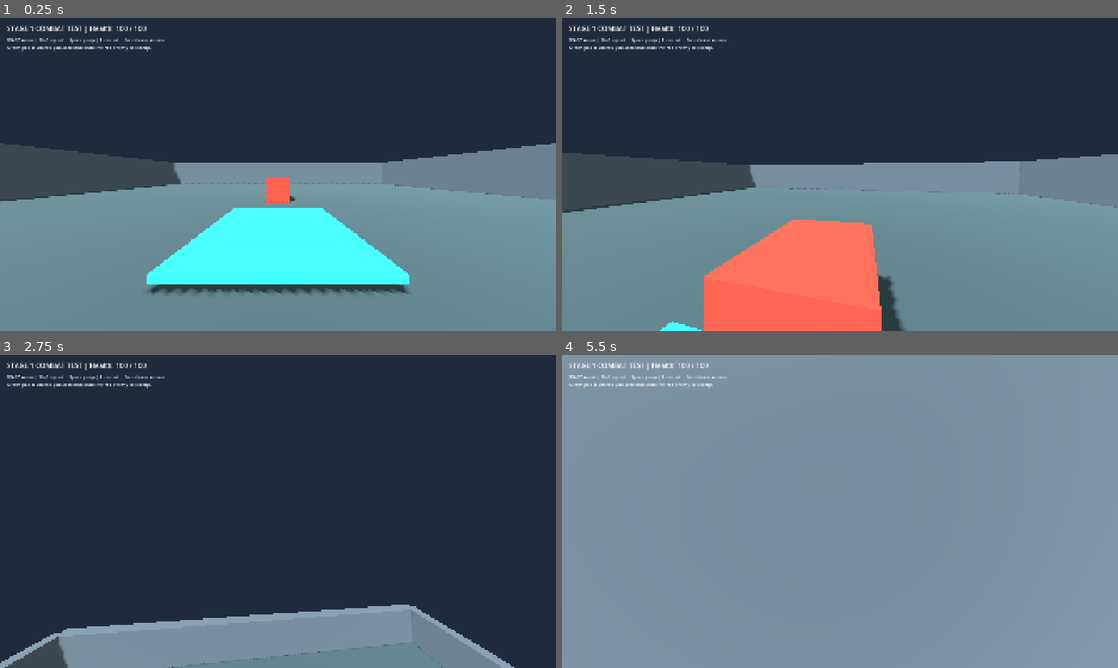
Above: before the commit, frames 1-4 (two rows, left to right).
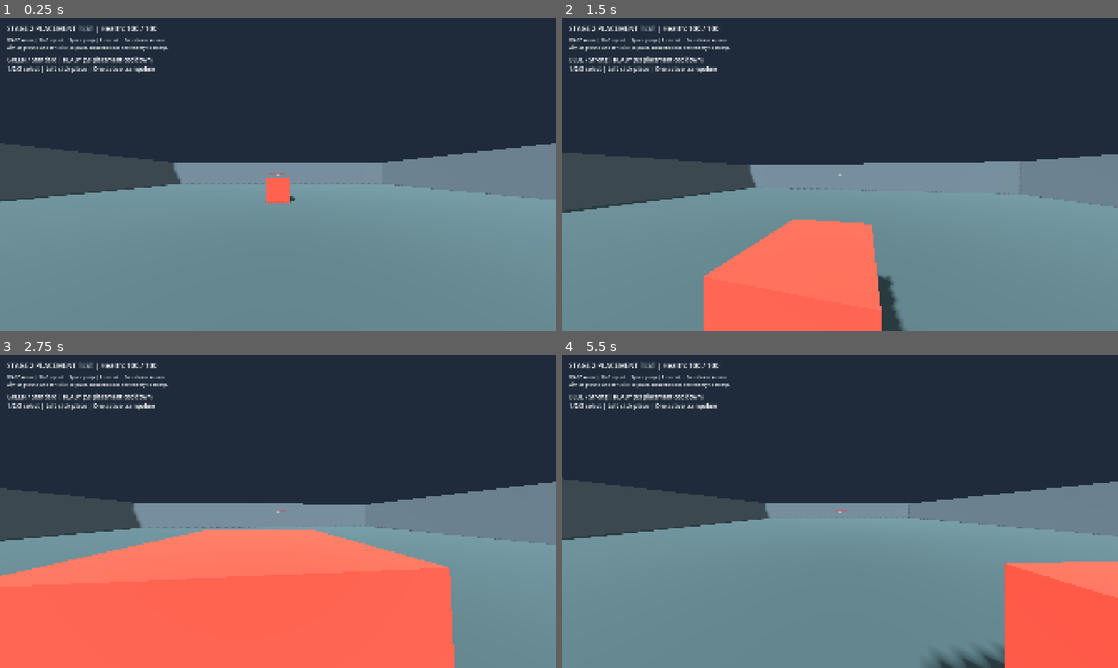
Above: after the commit, the same moments.

Repository: Error403Allowed/Rebound
Game: Godot game, scene res://Scenes/combat_test.tscn
The game is run twice, just before and just after one commit, with the same random seed, the same clock (stepped at 60 frames per second) and the same inputs. This scene is started directly instead of the project's main scene.
Inputs (mouse positions are in pixels of both pictures, inside the frame that each line leads up to):
- Up to frame 1 (0.25 s): no input
- Up to frame 2 (1.5 s): tap Enter at 0.5 s; move the mouse to (867, 174) at 0.52 s; hold W from 0.53 s (still down); tap 1 at 0.6 s; click (867, 174) at 0.67 s; tap Space at 0.77 s; tap 2 at 0.8, 1.35 s; move the mouse to (812, 174) at 1.27 s; click (812, 174) at 1.42 s
- Up to frame 3 (2.75 s): keep holding W; tap Space at 1.52 s; tap 3 at 1.55, 2.1 s; move the mouse to (289, 505) at 2.02 s; click (289, 505) at 2.17 s; tap 1 at 2.3 s
- Up to frame 4 (5.5 s): keep holding W; move the mouse to (834, 517) at 2.77 s; tap 1 at 2.85, 4.55 s; click (834, 517) at 2.92 s; tap Space at 3.02, 3.77, 4.52 s; tap 2 at 3.05, 3.6, 5.3 s; move the mouse to (878, 514) at 3.52 s; click (878, 514) at 3.67 s; tap 3 at 3.8, 4.35 s; move the mouse to (795, 508) at 4.27 s; click (795, 508) at 4.42 s; move the mouse to (845, 511) at 5.02 s; hold Shift from 5.03 s (still down); click (845, 511) at 5.17 s

The runs differ from the first frame. In frame 1, 11% of the frame differs, in the area x 1-74%, y 2-89%; in frame 2, 1.2%; in frame 3, 55%; in frame 4, 57%, in the area x 0-100%, y 0-100%.

Commit message:
Add trampoline placement with tiered cooldowns

Diff:
--- /dev/null
+++ b/Scenes/placed_trampoline.tscn
@@ -0,0 +1,33 @@
+[gd_scene load_steps=6 format=3]
+
+[ext_resource type="Script" path="res://Scripts/placed_trampoline.gd" id="1"]
+
+[sub_resource type="BoxShape3D" id="Trigger"]
+size = Vector3(3, 0.4, 3)
+
+[sub_resource type="BoxMesh" id="Surface"]
+size = Vector3(2.8, 0.14, 2.8)
+
+[sub_resource type="BoxMesh" id="Frame"]
+size = Vector3(3, 0.12, 3)
+
+[sub_resource type="StandardMaterial3D" id="FrameMaterial"]
+albedo_color = Color(0.1, 0.12, 0.15, 1)
+
+[node name="PlacedTrampoline" type="Area3D"]
+collision_layer = 0
+collision_mask = 2
+script = ExtResource("1")
+
+[node name="CollisionShape3D" type="CollisionShape3D" parent="."]
+shape = SubResource("Trigger")
+
+[node name="Visuals" type="Node3D" parent="."]
+
+[node name="Frame" type="MeshInstance3D" parent="Visuals"]
+position = Vector3(0, -0.09, 0)
+mesh = SubResource("Frame")
+material_override = SubResource("FrameMaterial")
+
+[node name="Surface" type="MeshInstance3D" parent="Visuals"]
+mesh = SubResource("Surface")
--- a/Scripts/combat_test.gd
+++ b/Scripts/combat_test.gd
@@ -42,18 +42,10 @@
 	_box(enemy, Vector3.ZERO, box.size, Color(0.9, 0.25, 0.2), false)
 	enemy.position = Vector3(0, 0.85, -5)
 	add_child(enemy)
-	var pad := Area3D.new()
-	pad.position = Vector3(0, 0.2, 1)
-	pad.collision_layer = 0
-	pad.collision_mask = 2
-	var pad_shape := CollisionShape3D.new()
-	var volume := BoxShape3D.new()
-	volume.size = Vector3(4, 0.4, 4)
-	pad_shape.shape = volume
-	pad.add_child(pad_shape)
-	_box(pad, Vector3.ZERO, Vector3(4, 0.15, 4), Color(0.15, 0.9, 0.65), false)
-	pad.body_entered.connect(_bounce)
-	add_child(pad)
+	var placement := Node3D.new()
+	placement.name = "TrampolinePlacement"
+	placement.set_script(preload("res://Scripts/trampoline_placement.gd"))
+	player.add_child(placement)
 	var canvas := CanvasLayer.new()
 	add_child(canvas)
 	status = Label.new()
@@ -62,7 +54,7 @@
 	canvas.add_child(status)
 	feedback = Label.new()
 	feedback.position = Vector2(24, 64)
-	feedback.text = "WASD move | Shift sprint | Space jump | R restart | Esc release mouse\nGreen pad launches you. Descend onto the red enemy to stomp."
+	feedback.text = "WASD move | Shift sprint | Space jump | R restart | Esc release mouse\nAim at ground and left click to place. Descend onto the enemy to stomp."
 	canvas.add_child(feedback)
 	player.health_changed.connect(_health_changed)
 	player.died.connect(_player_died)
@@ -92,16 +84,12 @@
 		visual.position = position
 	holder.add_child(visual)
 
-func _bounce(body: Node3D) -> void:
-	if body == player and not player.dead and player.velocity.y <= 0.0:
-		player.velocity.y = 18.0
-
 func _unhandled_input(event: InputEvent) -> void:
 	if event is InputEventKey and event.pressed and not event.echo and event.physical_keycode == KEY_R:
 		get_tree().reload_current_scene()
 
 func _health_changed(value: int) -> void:
-	status.text = "STAGE 1 COMBAT TEST | Health: %d / %d" % [value, player.max_health]
+	status.text = "STAGE 2 PLACEMENT TEST | Health: %d / %d" % [value, player.max_health]
 
 func _player_died() -> void:
 	feedback.text = "DEFEATED — Press R to restart."
--- a/Scripts/combat_test_player.gd
+++ b/Scripts/combat_test_player.gd
@@ -53,5 +53,10 @@
 		died.emit()
 
 func _unhandled_input(event: InputEvent) -> void:
-	if not dead:
-		super._unhandled_input(event)
+	if dead:
+		return
+	var placement: Node = get_node_or_null("TrampolinePlacement")
+	if placement != null and placement.handle_event(event):
+		get_viewport().set_input_as_handled()
+		return
+	super._unhandled_input(event)
--- /dev/null
+++ b/Scripts/placed_trampoline.gd
@@ -0,0 +1,26 @@
+extends "res://Scripts/trampoline.gd"
+
+const COLORS = [Color(0.2, 0.9, 0.4), Color(0.2, 0.5, 1.0), Color(0.7, 0.3, 1.0)]
+const SPEEDS = [18.0, 22.0, 27.0]
+@export_range(0, 2) var strength: int = 0
+
+func _ready() -> void:
+	strength = clampi(strength, 0, 2)
+	trampoline_type = TrampolineType.STANDARD
+	standard_launch_velocity = SPEEDS[strength]
+	collision_layer = 0
+	collision_mask = 2
+	var material := StandardMaterial3D.new()
+	material.albedo_color = COLORS[strength]
+	$Visuals/Surface.material_override = material
+	super._ready()
+
+func _on_body_entered(body: Node3D) -> void:
+	if not body.is_in_group("combat_player"):
+		return
+	if body.get("dead") == true:
+		return
+	var character := body as CharacterBody3D
+	if character == null or character.velocity.y > 0.0:
+		return
+	super._on_body_entered(body)
--- /dev/null
+++ b/Scripts/trampoline_placement.gd
@@ -0,0 +1,129 @@
+extends Node3D
+
+const PAD = preload("res://Scenes/placed_trampoline.tscn")
+const COLORS = [Color(0.2, 0.9, 0.4), Color(0.2, 0.5, 1.0), Color(0.7, 0.3, 1.0)]
+const NAMES = ["GREEN / Standard", "BLUE / Strong", "PURPLE / Super"]
+@export var placement_range: float = 10.0
+@export var green_cooldown: float = 5.0
+@export var blue_cooldown: float = 8.0
+@export var purple_cooldown: float = 12.0
+var selected: int = 0
+var remaining: float = 0.0
+var valid: bool = false
+var candidate := Vector3.ZERO
+var active_pad: Node3D
+var preview: MeshInstance3D
+var preview_material: StandardMaterial3D
+var label: Label
+var clearance := BoxShape3D.new()
+var player: CharacterBody3D
+var camera: Camera3D
+
+func _ready() -> void:
+	player = get_parent() as CharacterBody3D
+	camera = player.get_node("Head/Camera3D") as Camera3D
+	process_physics_priority = 20
+	clearance.size = Vector3(3.15, 0.45, 3.15)
+	preview = MeshInstance3D.new()
+	var mesh := BoxMesh.new()
+	mesh.size = Vector3(3, 0.15, 3)
+	preview.mesh = mesh
+	preview.cast_shadow = GeometryInstance3D.SHADOW_CASTING_SETTING_OFF
+	preview_material = StandardMaterial3D.new()
+	preview_material.transparency = BaseMaterial3D.TRANSPARENCY_ALPHA
+	preview_material.shading_mode = BaseMaterial3D.SHADING_MODE_UNSHADED
+	preview.material_override = preview_material
+	add_child(preview)
+	preview.top_level = true
+	preview.hide()
+	var hud := CanvasLayer.new()
+	add_child(hud)
+	label = Label.new()
+	label.position = Vector2(24, 130)
+	label.add_theme_font_size_override("font_size", 20)
+	hud.add_child(label)
+	var crosshair := Label.new()
+	crosshair.text = "+"
+	crosshair.set_anchors_and_offsets_preset(Control.PRESET_CENTER)
+	crosshair.position = Vector2(-7, -16)
+	crosshair.add_theme_font_size_override("font_size", 24)
+	hud.add_child(crosshair)
+
+func handle_event(event: InputEvent) -> bool:
+	if Input.mouse_mode != Input.MOUSE_MODE_CAPTURED or player.get("dead") == true:
+		return false
+	if event is InputEventKey and event.pressed and not event.echo:
+		if event.physical_keycode in [KEY_1, KEY_2, KEY_3]:
+			selected = event.physical_keycode - KEY_1
+			return true
+	if event is InputEventMouseButton and event.button_index == MOUSE_BUTTON_LEFT and event.pressed:
+		_update_target()
+		if valid and remaining <= 0.0:
+			_place()
+		return true
+	return false
+
+func _physics_process(delta: float) -> void:
+	remaining = maxf(0.0, remaining - delta)
+	_update_target()
+	var duration: float = _selected_cooldown()
+	var state: String = "READY (%.0fs placement cooldown)" % duration if remaining <= 0.0 else "Cooldown: %.1fs" % remaining
+	label.text = "%s | %s\n1/2/3 select | Left click place | One active trampoline" % [NAMES[selected], state]
+
+func _update_target() -> void:
+	valid = false
+	preview.hide()
+	if player.get("dead") == true or Input.mouse_mode != Input.MOUSE_MODE_CAPTURED:
+		return
+	var space: PhysicsDirectSpaceState3D = get_world_3d().direct_space_state
+	var origin: Vector3 = camera.global_position
+	var ray := PhysicsRayQueryParameters3D.create(origin, origin - camera.global_basis.z * 40.0, 7, [player.get_rid()])
+	var hit: Dictionary = space.intersect_ray(ray)
+	if hit.is_empty():
+		return
+	var point: Vector3 = hit["position"]
+	candidate = point + Vector3.UP * 0.22
+	preview.global_position = candidate
+	preview.show()
+	var normal: Vector3 = hit["normal"]
+	var surface: Node = hit["collider"] as Node
+	valid = normal.dot(Vector3.UP) >= 0.95 and origin.distance_to(point) <= placement_range
+	valid = valid and surface is StaticBody3D
+	if valid:
+		for offset in [Vector3(-1.5, 0, -1.5), Vector3(1.5, 0, -1.5), Vector3(-1.5, 0, 1.5), Vector3(1.5, 0, 1.5)]:
+			var probe := PhysicsRayQueryParameters3D.create(point + offset + Vector3.UP * 0.25, point + offset - Vector3.UP * 0.25, 1)
+			var support: Dictionary = space.intersect_ray(probe)
+			if support.is_empty():
+				valid = false
+				break
+			var support_normal: Vector3 = support["normal"]
+			var support_position: Vector3 = support["position"]
+			if support_normal.y < 0.95 or absf(support_position.y - point.y) > 0.08:
+				valid = false
+				break
+	if valid:
+		var query := PhysicsShapeQueryParameters3D.new()
+		query.shape = clearance
+		query.transform = Transform3D(Basis.IDENTITY, point + Vector3.UP * 0.3)
+		query.collision_mask = 7
+		valid = space.intersect_shape(query, 1).is_empty()
+	var tint: Color = COLORS[selected] if valid else Color(1.0, 0.18, 0.15)
+	tint.a = 0.4 if remaining <= 0.0 else 0.18
+	preview_material.albedo_color = tint
+
+func _place() -> void:
+	var pad: Node3D = PAD.instantiate() as Node3D
+	pad.set("strength", selected)
+	player.get_parent().add_child(pad)
+	pad.global_position = candidate
+	if is_instance_valid(active_pad):
+		active_pad.set("monitoring", false)
+		active_pad.queue_free()
+	active_pad = pad
+	remaining = _selected_cooldown()
+
+func _selected_cooldown() -> float:
+	var green: float = maxf(5.0, green_cooldown)
+	var blue: float = maxf(green + 1.0, blue_cooldown)
+	var purple: float = maxf(blue + 1.0, purple_cooldown)
+	return [green, blue, purple][selected]
